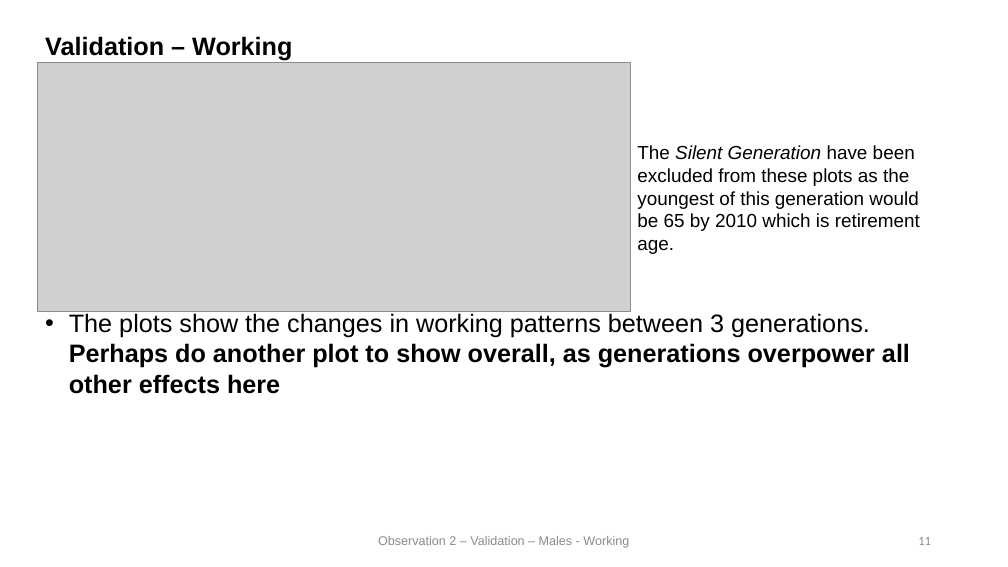
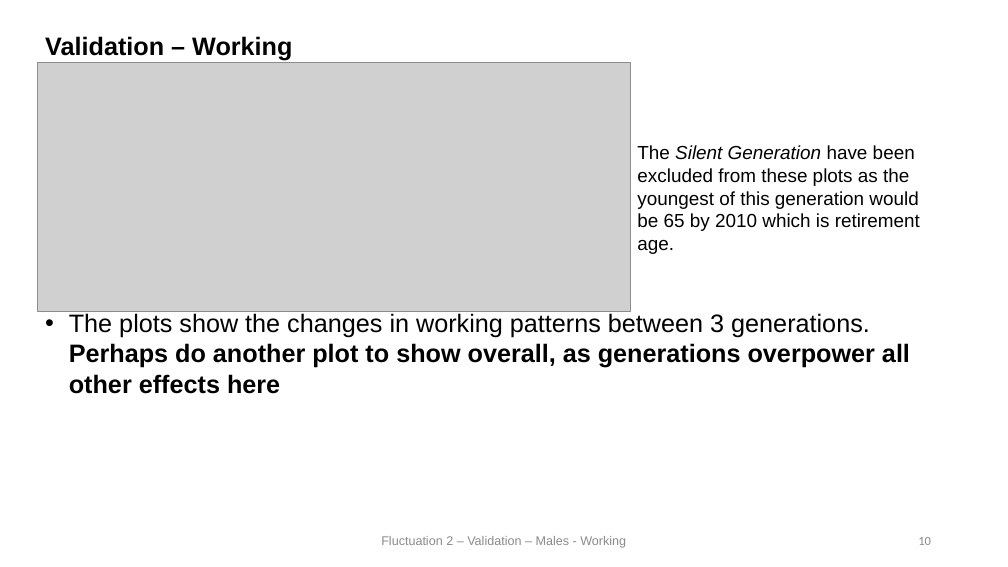
Before and after one commit to HarrisonWilde/AmericanTimeUseSurvey, a slide deck: slide 10 of Presentation/slides (1).pptx (slide 11 before the commit). Drawn at 1008x567 pixels with LibreOffice and Linux fonts; fonts in the diff are those of the drawing; grey boxes stand for pictures. Boxes give left, top, right and bottom in pixels: in the first picture for what was removed or moved away, otherwise in the second. Text is boxed around its words. In the diff, an @@ line names an element or a change of style, - is before the commit and + after.

```diff
--- a/Presentation/slides (1).pptx
+++ b/Presentation/slides (1).pptx
@@ text at bbox=[381, 536, 626, 548]: text changed @@
-Observation 2 – Validation – Males - Working
+Fluctuation 2 – Validation – Males - Working
@@ page number at bbox=[918, 537, 931, 545]: text changed @@
-11
+10
```
Also in this commit, not shown: 9 other slides changed, 1 slide added, 2 slides removed, 26 other files.
